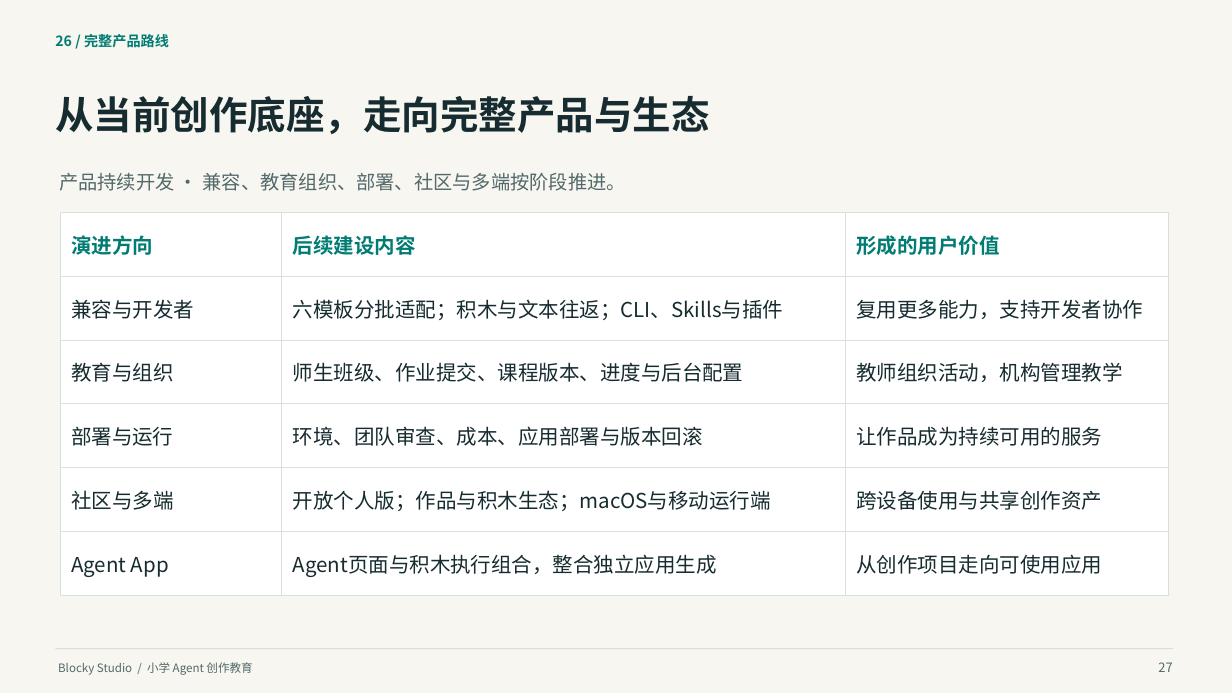
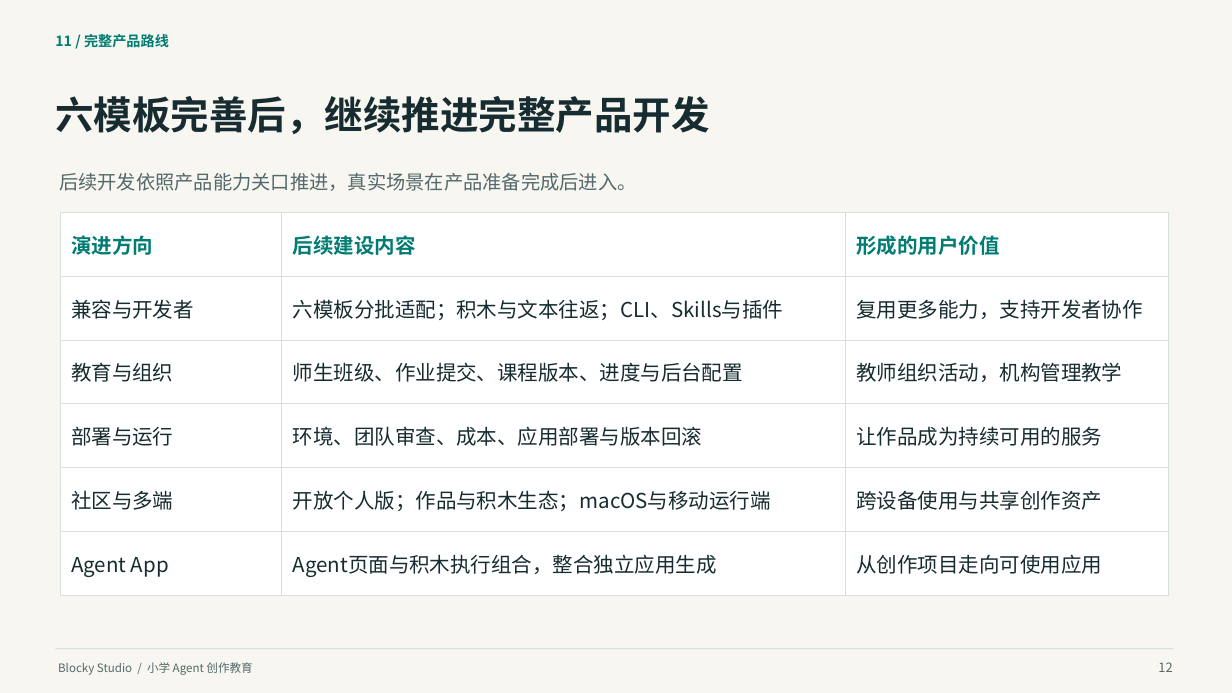
Before and after one commit to q2955161835-debug/Blocky-AI, a slide deck: slide 12 of doc/交付/2026-10-03-答辩与商业计划书/Blocky-Studio-小学Agent创作教育-2026-10-03.pptx (slide 27 before the commit). Drawn at 1232x693 pixels with LibreOffice and Linux fonts; fonts in the diff are those of the drawing. Boxes give left, top, right and bottom in pixels: in the first picture for what was removed or moved away, otherwise in the second. Text is boxed around its words. In the diff, an @@ line names an element or a change of style, - is before the commit and + after.

```diff
--- a/doc/交付/2026-10-03-答辩与商业计划书/Blocky-Studio-小学Agent创作教育-2026-10-03.pptx
+++ b/doc/交付/2026-10-03-答辩与商业计划书/Blocky-Studio-小学Agent创作教育-2026-10-03.pptx
@@ text at (55,34,169,47): text changed @@
-26 / 完整产品路线
+11 / 完整产品路线
@@ text at (55,96,709,134): text changed @@
-从当前创作底座，走向完整产品与生态
+六模板完善后，继续推进完整产品开发
@@ text at (59,173,636,191): text changed @@
-产品持续开发 · 兼容、教育组织、部署、社区与多端按阶段推进。
+后续开发依照产品能力关口推进，真实场景在产品准备完成后进入。
@@ text at (1158,662,1172,672): text changed @@
-27
+12
```
Also in this commit, not shown: 34 other slides changed, 9 slides added, 1 slide removed, 52 other files.
